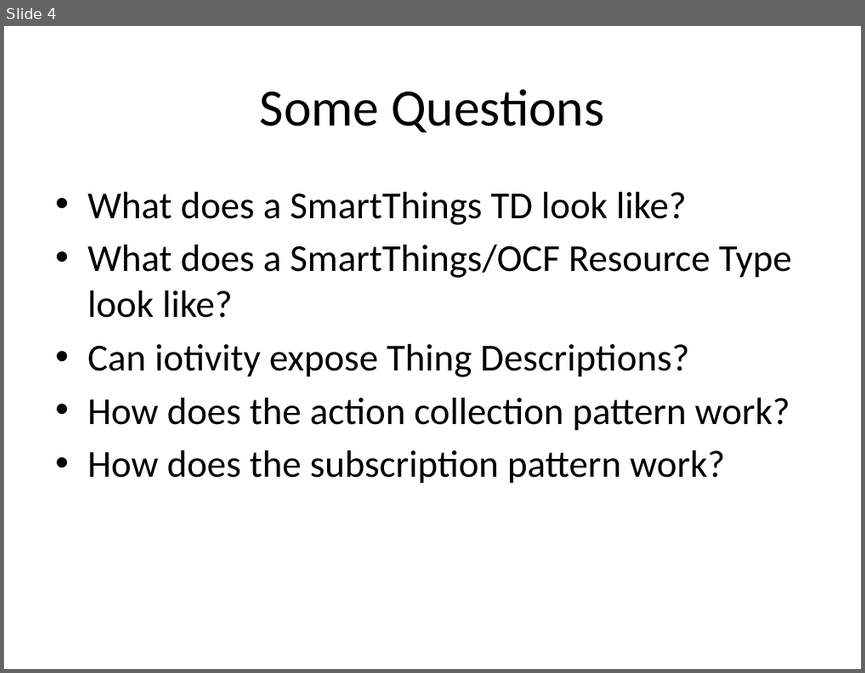
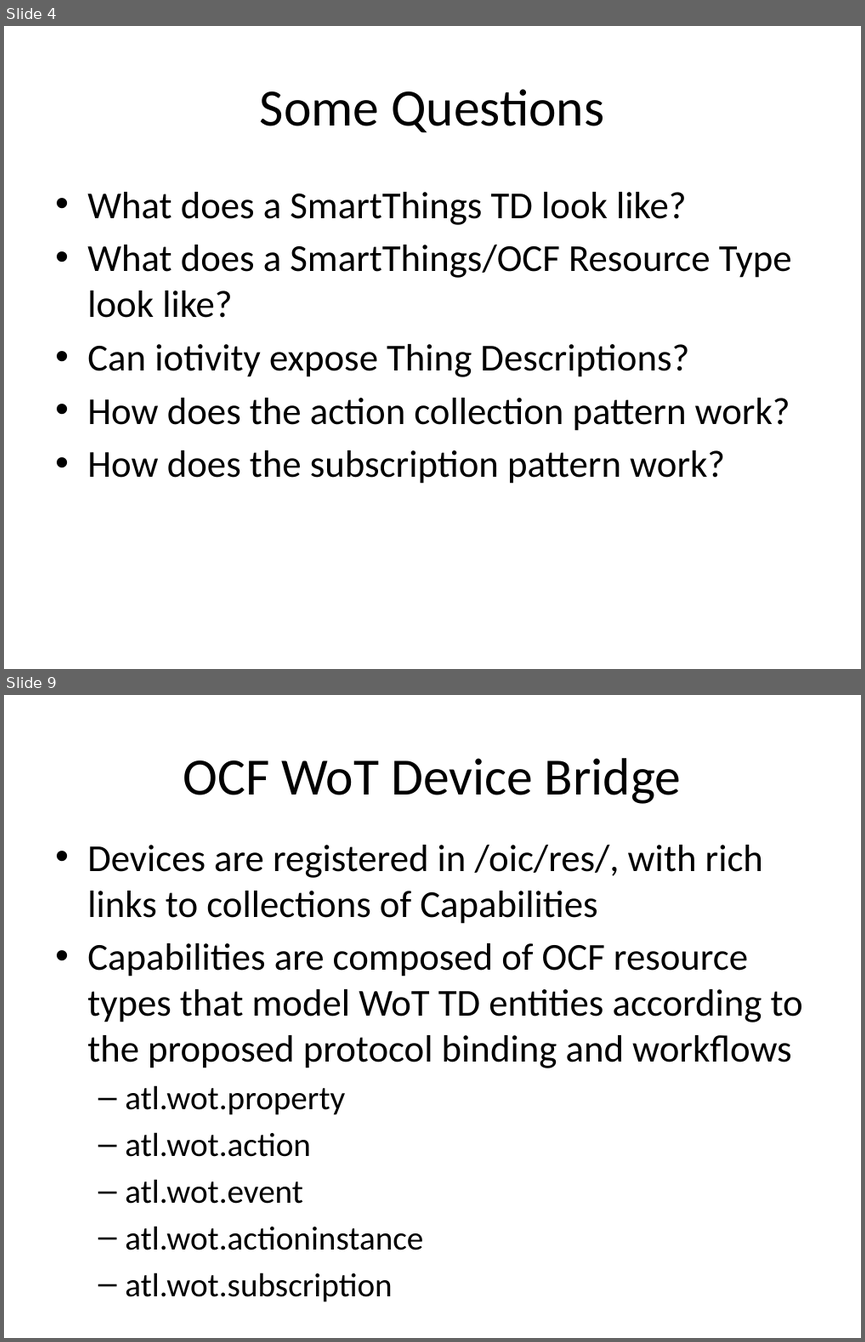
Before and after one commit to connectIOT/iotivity-servient, a slide deck: docs/st-servient.pptx. Shown one above the other, each under a label of ours: slide 4 before the commit, slides 4 and 9 after it; the slides between them are not shown. The pictures are 865x673 and 865x1342 pixels, drawn with LibreOffice and Linux fonts; fonts in the diff are those of the drawing. Boxes give left, top, right and bottom in pixels: in the first picture for what was removed or moved away, otherwise in the second. Text is boxed around its words. In the diff, an @@ line names an element or a change of style, - is before the commit and + after.

```diff
--- a/docs/st-servient.pptx
+++ b/docs/st-servient.pptx
@@ slide 9 added at bbox=[4, 695, 861, 1338], background #FFFFFF @@
@@ title added at bbox=[183, 758, 681, 804], 44 pt, text #000000 @@
+OCF WoT Device Bridge
@@ text added at bbox=[87, 845, 803, 1302], 32 pt, text #000000 @@
+• Devices are registered in /oic/res/, with rich links to collections of Capabilities
+• Capabilities are composed of OCF resource types that model WoT TD entities according to the proposed protocol binding and workflows
+  – atl.wot.property
+  – atl.wot.action
+  – atl.wot.event
+  – atl.wot.actioninstance
+  – atl.wot.subscription
```
Also in this commit, not shown: 3 slides changed, 1 other slide added, 3 other files.
